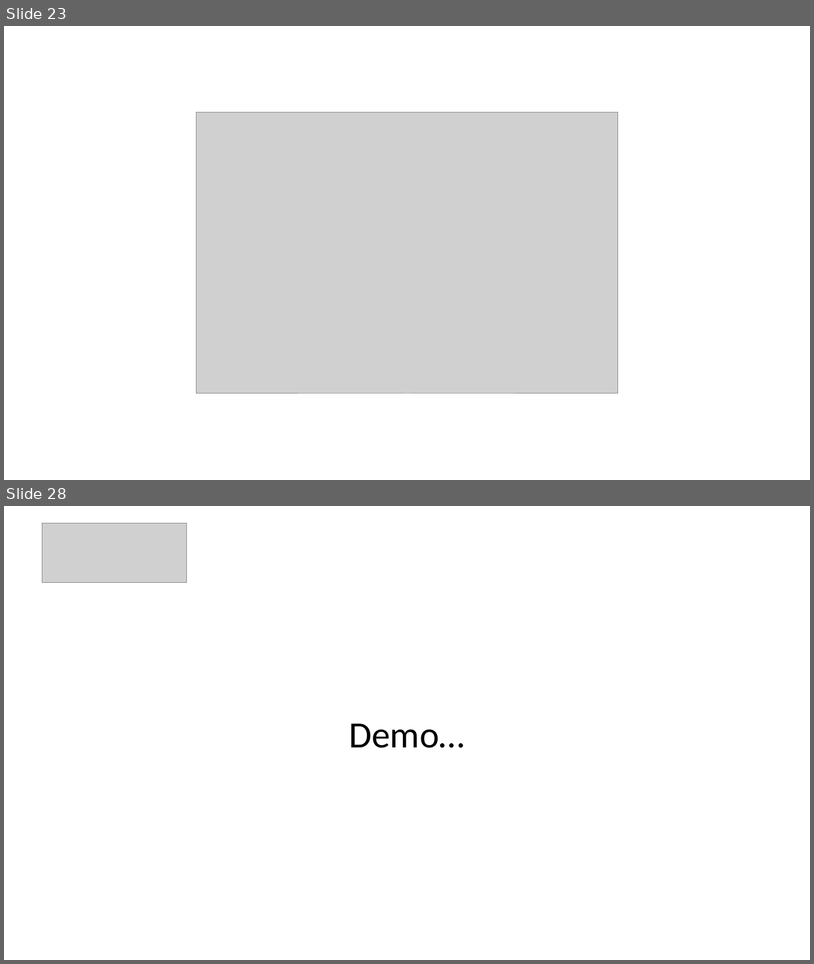
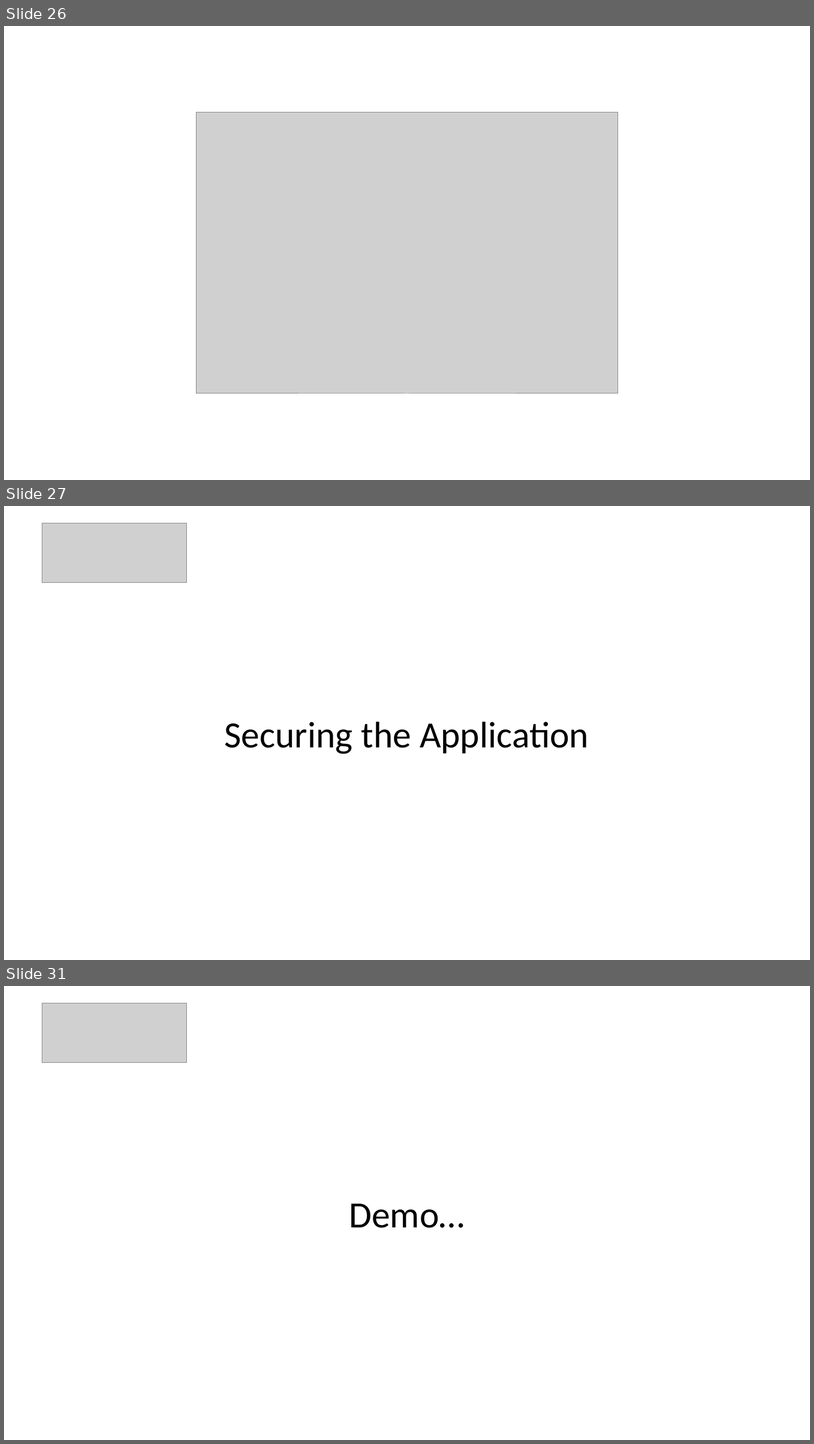
Before and after one commit to DHI/DomainServicesCourse, a slide deck: Presentations/DS-course-2-backend-basics.pptx. Shown one above the other, each under a label of ours: slides 23 and 28 before the commit, slides 26, 27 and 31 after it; the slides between them are not shown. The pictures are 814x964 and 814x1444 pixels, drawn with LibreOffice and Linux fonts; fonts in the diff are those of the drawing; grey boxes stand for pictures. Boxes give left, top, right and bottom in pixels: in the first picture for what was removed or moved away, otherwise in the second. Text is boxed around its words. In the diff, an @@ line names an element or a change of style, - is before the commit and + after.

```diff
--- a/Presentations/DS-course-2-backend-basics.pptx
+++ b/Presentations/DS-course-2-backend-basics.pptx
@@ slide 27 added at (4, 506, 810, 960), background #FFFFFF @@
@@ picture added at (42, 523, 186, 582) @@
@@ text added at (225, 721, 589, 754), 44 pt, text #000000 @@
+Securing the Application
@@ what was slide 23 is now slide 26 @@
@@ what was slide 28 is now slide 31 @@
```
Also in this commit, not shown: 9 slides changed, 8 other slides added, 5 slides removed, 1 other file.
